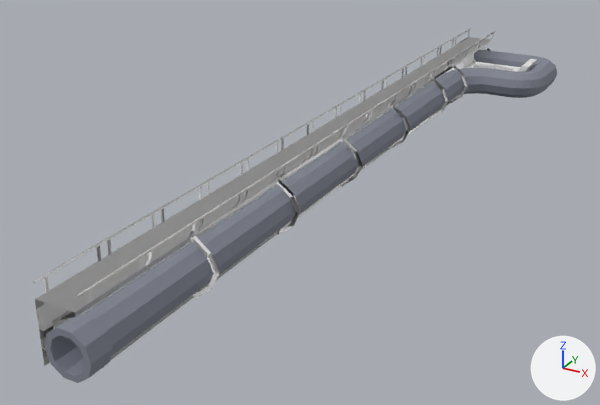
Two versions of the FBX model Assets/Prefabs/Map/wall_03/wall03.FBX, one commit apart.
One viewpoint serves both versions: a camera (50 mm lens) standing at (65.1, -9.0, 20.7) and looking at (38.7, 39.0, -3.3). The axes (+X, +Y, +Z) are drawn at lower right. The lights are the same throughout. Where no turn or scale is listed for an object, it has been applied to the vertices. Vertices at the same position are counted once.

Objects in the first picture: 'Geländer', 'Röhre', 'Röhren_Halterung', 'Wall_3'.
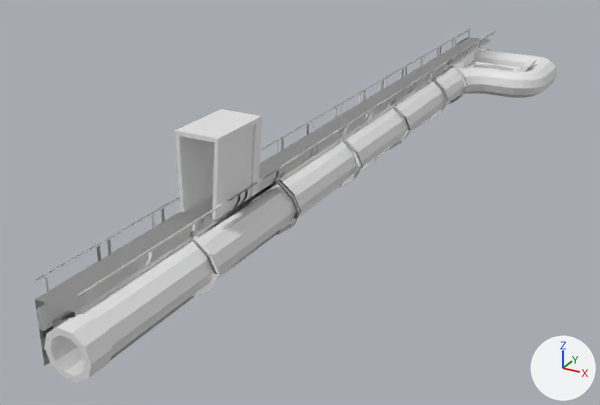
Boxes [x1, y1, x2, y2] around the edits, measured in the pictures (600 x 405 px):
'Röhre', recoloured
    both: [44, 50, 557, 383]
'Wall_3', shading changed
    both: [41, 40, 491, 364]
'Wall_3_Cabin', added
    after: [175, 109, 263, 220]

The change, as a diff of the scene's bpy script:
```diff
--- a/Assets/Prefabs/Map/wall_03/wall03.FBX.py
+++ b/Assets/Prefabs/Map/wall_03/wall03.FBX.py
@@ me_mesh @@
 me_mesh.from_pydata(...)  # 543 vertices, 392 faces; spans x -0.1..4.0, y -61.7..0.0, z 0.0..3.6
 # used by ob_wall_3; location = (38.72, 75.64, -2.11)
+# me_mesh part 1: its shading normals changed
@@ me_mesh_001 @@
 me_mesh_001.from_pydata(...)  # 560 vertices, 560 faces; spans x -3.7..6.6, y -42.3..18.9, z -1.1..1.5
-me_mesh_001.materials.append(mat_03___default_001)  # grey #818592
@@ me_mesh_004 @@
+me_mesh_004.from_pydata(...)  # 60 vertices, 49 faces; spans x 0.0..2.77, y -2.38..2.02, z -2.45..2.31
@@ ob_wall_3_cabin @@
+ob_wall_3_cabin = bpy.data.objects.new('Wall_3_Cabin', me_mesh_004)
+ob_wall_3_cabin.location = (38.72, 27.39, 3.96)
```
